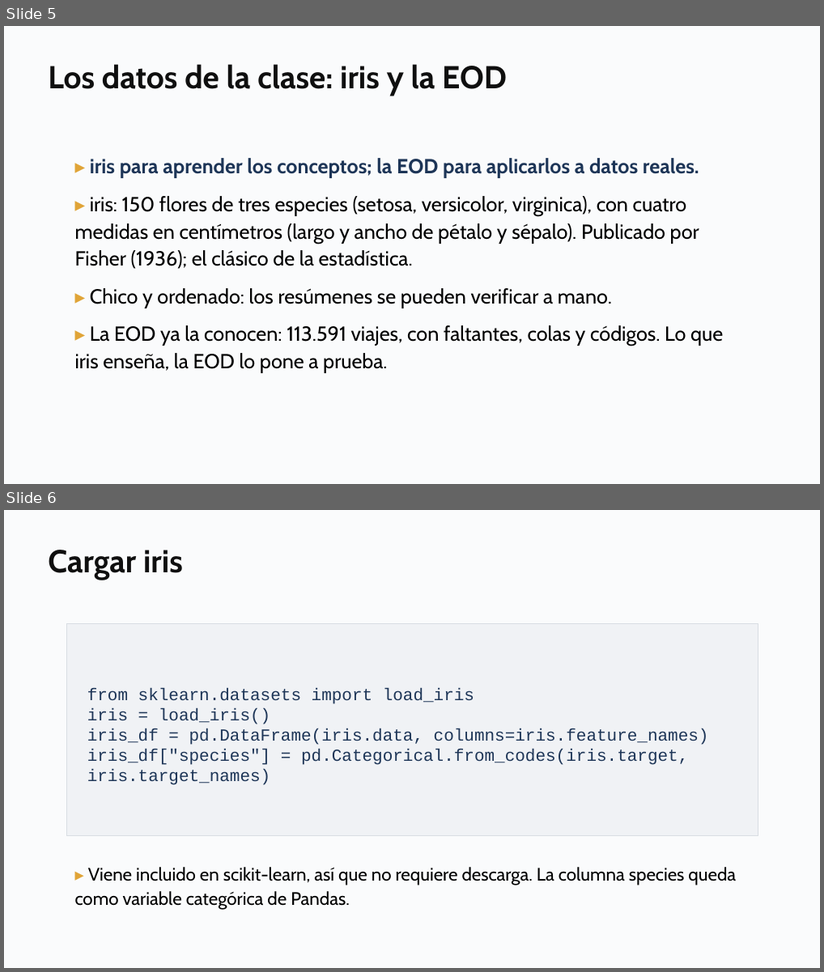
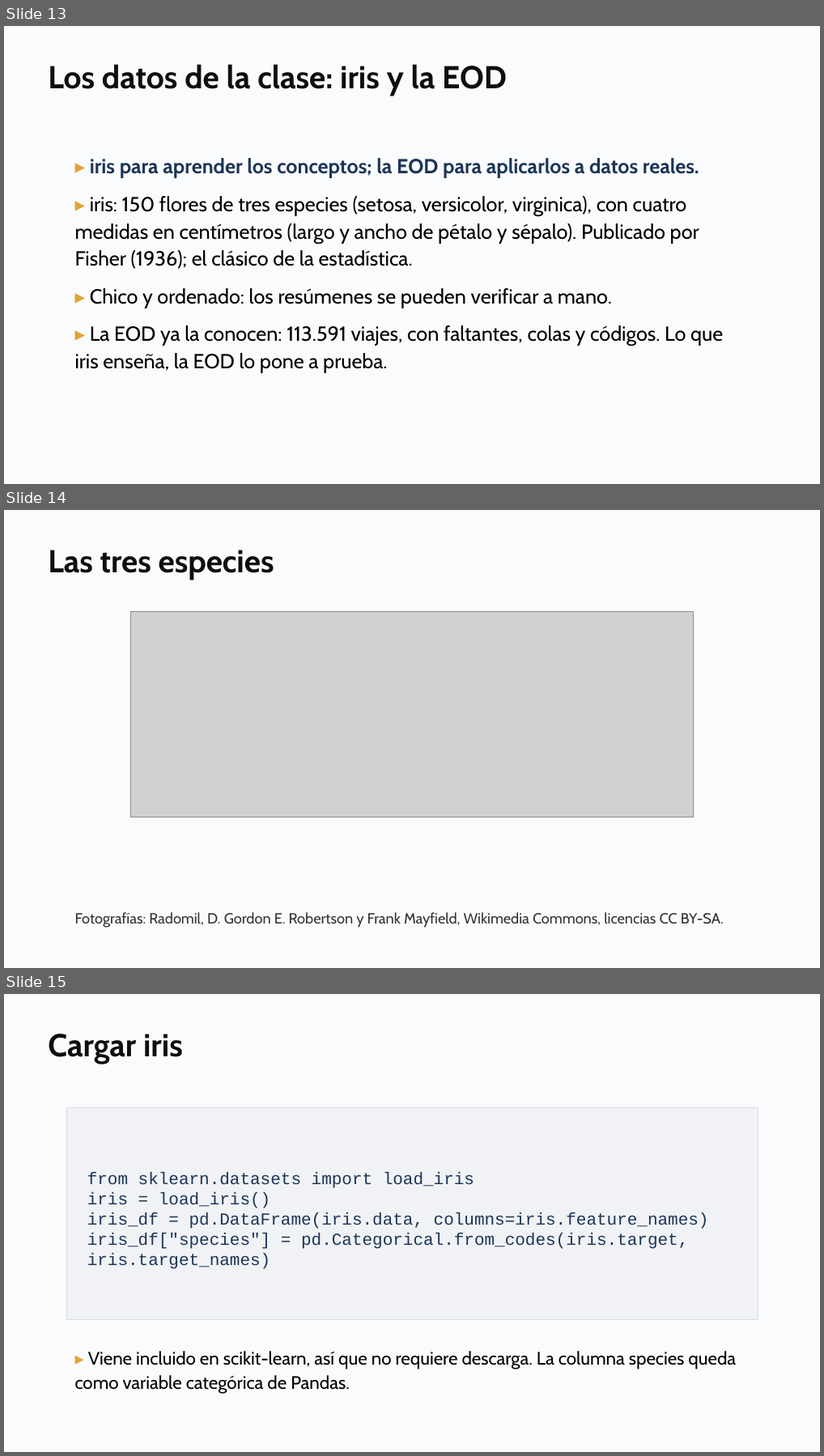
Before and after one commit to daniopitz/diplomado-cdd, a slide deck: presentaciones/clase02_eda_descriptiva.pptx. Shown one above the other, each under a label of ours: slides 5 and 6 before the commit, slides 13, 14 and 15 after it. The pictures are 824x972 and 824x1456 pixels, drawn with LibreOffice and Linux fonts; fonts in the diff are those of the drawing; grey boxes stand for pictures. Boxes give left, top, right and bottom in pixels: in the first picture for what was removed or moved away, otherwise in the second. Text is boxed around its words. In the diff, an @@ line names an element or a change of style, - is before the commit and + after.

```diff
--- a/presentaciones/clase02_eda_descriptiva.pptx
+++ b/presentaciones/clase02_eda_descriptiva.pptx
@@ slide 14 added at <box>4,510,820,968</box>, background #FFFFFF @@
@@ rectangle added at <box>4,510,820,968</box>, fill #FAFBFC @@
@@ text added at <box>48,550,275,580</box>, 28 pt, text #0F0F0F, bold @@
+Las tres especies
@@ picture added at <box>130,612,694,818</box> @@
@@ text added at <box>75,913,724,928</box>, 13 pt, text #333333 @@
+Fotografías: Radomil, D. Gordon E. Robertson y Frank Mayfield, Wikimedia Commons, licencias CC BY-SA.
@@ what was slide 5 is now slide 13 @@
@@ what was slide 6 is now slide 15 @@
```
Also in this commit, not shown: 3 slides changed, 1 other file.
